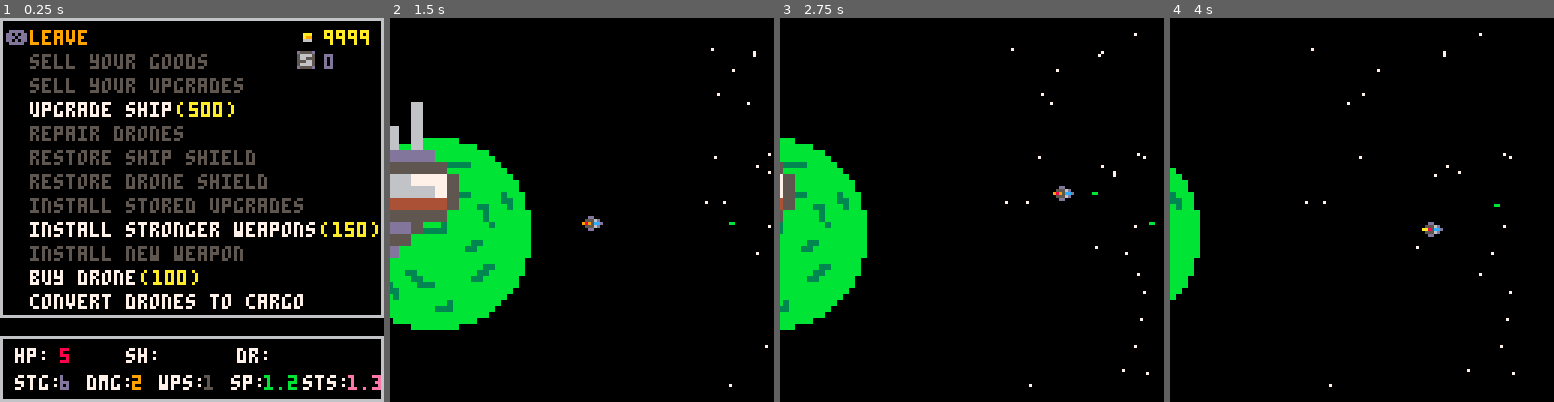
Above: before the commit, frames 1-4 (left to right).
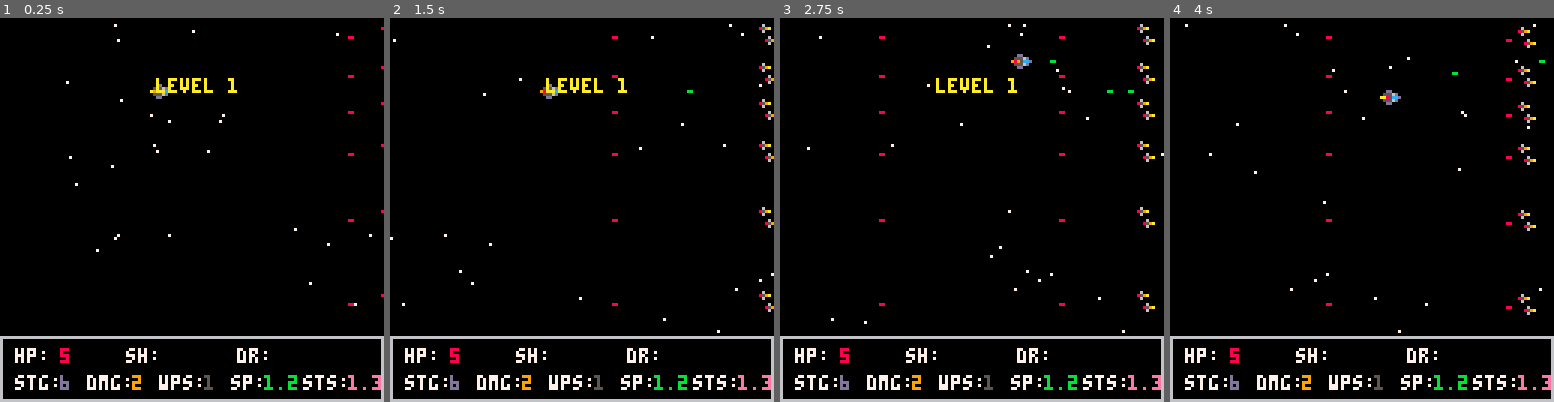
Above: after the commit, the same moments.

Repository: Scatenix/Void-Merchants
Game: PICO-8 cartridge void_merchants.p8
Same seed, same stepped clock (60 frames per second), same inputs: the game is played once before the commit and once after it.
Inputs:
- Up to frame 1 (0.25 s): no input
- Up to frame 2 (1.5 s): tap X (X key) at 0.33, 1.07 s; tap O (Z key) at 0.7 s
- Up to frame 3 (2.75 s): hold Right 1.6-2.1 s; tap O (Z key) at 1.7, 2.1, 2.5 s; tap X (X key) at 1.85 s; hold Up 2.15-2.42 s; hold Right from 2.47 s (still down)
- Up to frame 4 (4 s): tap O (Z key) at 2.9, 3.3, 3.7 s; tap X (X key) at 2.97 s; release Right at 3.03 s; hold Left 3.08-3.58 s; hold Down 3.63-3.97 s

The runs differ from the first frame. In frame 1, 15% of the frame differs, in the area x 0-100%, y 0-79%; in frame 2, 21%, in the area x 0-100%, y 1-100%; in frame 3, 14%; in frame 4, 6.7%.

Commit message:
Fix bugs occuring at the end of a battle

Diff:
--- a/game/characters.p8
+++ b/game/characters.p8
@@ -1,4 +1,4 @@
-__lua__15
+__lua__14
 -- characters
 char_player=56
 char_trader=64
--- a/game/collision.p8
+++ b/game/collision.p8
@@ -68,8 +68,7 @@
 					if player1_drone2 == 1 then
 							death_mode = true
 							battle_mode = false
-							clear_screen()
-							gc_all()
+							travel_after_battle_mode = false
 					elseif player1_drone2 == 2 then
 						kill_drone()
 					end
--- a/game/converstaion.p8
+++ b/game/converstaion.p8
@@ -1,4 +1,4 @@
-__lua__17
+__lua__16
 -- converstaion
 pause_on_text=false
 conv_partner=1 -- 1: trader, 2 void-creature
--- a/game/data_ops.p8
+++ b/game/data_ops.p8
@@ -1,4 +1,4 @@
-__lua__13
+__lua__12
 -- data_ops
 
 -- started implementing saving of current game state
--- a/game/debug_infos.p8
+++ b/game/debug_infos.p8
@@ -1,4 +1,4 @@
-__lua__14
+__lua__13
 -- debug infos
 
 function debug_coords()
--- a/game/garbage_collection.p8
+++ /dev/null
@@ -1,15 +0,0 @@
-__lua__12
--- garbage collection
-
-function gc_all()
-explosions = {}
-hitmarkers = {}
-pl_ship_shots = {}
-pl_ship_items_stored = {}
-drone_shots = {}
-enemies = {}
-enemy_shots = {}
-stars = {}
-pl_items_stored = {}
-end
--->8
--- a/game/items.p8
+++ b/game/items.p8
@@ -15,9 +15,9 @@
 shield_up = {157, 50, "shield up"} -- can only be bought
 
 -- stat increases {sprite, price, name}
-attack_damage_inc = {158, 50, "damage upgrade"}
+attack_damage_inc = {170, 50, "damage upgrade"}
 drone_inc = {159, 100, "drone upgrade"}
-weapons_inc = {170, 50, "weapon upgrade"}
+weapons_inc = {158, 50, "weapon upgrade"}
 
 -- trading items {sprite, price, name}
 credit = {171, 1, "credit"}
@@ -117,7 +117,7 @@
 end
 
 function add_money_pickup(money)
-	add(money_pickups, {credit[2], pl_ship_x, pl_ship_y, money_pickup_animation_frames})
+	add(money_pickups, {money, pl_ship_x, pl_ship_y, money_pickup_animation_frames})
 end
 
 function speed_buff_timer()
--- a/game/jump_animations.p8
+++ b/game/jump_animations.p8
@@ -1,4 +1,4 @@
-__lua__16
+__lua__15
 -- jump_animations
 trader_station_x = 0
 trader_station_x = 0
--- a/game/main.p8
+++ b/game/main.p8
@@ -44,18 +44,18 @@
 	init_battle = true
 
 	titlescreen_mode = false
-	battle_mode = false
+	battle_mode = true
 	travel_to_battle_mode = false
 	travel_after_battle_mode = false
 	converstaion_mode = false
-	trading_mode = true
+	trading_mode = false
 	death_mode = false
 
 	init_titlescreen = true
 
 	level = 1
-	-- pl_credits = 200
-	pl_credits = 9999
+	pl_credits = 200
+	-- pl_credits = 9999
 
 	set_pl_ship(1)
 	pl_ship_weapons = 1
@@ -127,6 +127,8 @@
 		drone_ctrl()
 		ship_and_drone_shoot()
 		ship_burner_calculation()
+		enemy_shots_hit_friendly(pl_ship_x, pl_ship_y, pl_ship_hitbox_skip_pixel, pl_ship_hitbox_width, 1)
+		enemy_shots_hit_friendly(drone_x, drone_y, drone_hitbox_skip_pixel, drone_hitbox_width, 2)
 		calculate_floating_items_drift()
 		floating_items_colides_player()
 		speed_buff_timer()
@@ -293,7 +295,7 @@
 	-- print("sys cpu: " ..stat(2), 0, 16, 7)
 
 	-- debug_coords()
-	-- info(time())
+	-- info(min_enemies_on_level)
 	-- print("memory: "..stat(0).." bytes", 0, 0, 7)
 	-- info(pl_ship_speed)
 	-- if pause_on_text then
--- a/game/title_screen.p8
+++ b/game/title_screen.p8
@@ -1,4 +1,4 @@
-__lua__19
+__lua__18
 -- title screen
 
 function draw_titlescreen()
--- a/game/trading.p8
+++ b/game/trading.p8
@@ -1,4 +1,4 @@
-__lua__18
+__lua__17
 -- trading
 black_hole_x = 0
 trade_finished = false
--- a/void_merchants.p8
+++ b/void_merchants.p8
@@ -46,18 +46,18 @@
 	init_battle = true
 
 	titlescreen_mode = false
-	battle_mode = false
+	battle_mode = true
 	travel_to_battle_mode = false
 	travel_after_battle_mode = false
 	converstaion_mode = false
-	trading_mode = true
+	trading_mode = false
 	death_mode = false
 
 	init_titlescreen = true
 
 	level = 1
-	-- pl_credits = 200
-	pl_credits = 9999
+	pl_credits = 200
+	-- pl_credits = 9999
 
 	set_pl_ship(1)
 	pl_ship_weapons = 1
@@ -129,6 +129,8 @@
 		drone_ctrl()
 		ship_and_drone_shoot()
 		ship_burner_calculation()
+		enemy_shots_hit_friendly(pl_ship_x, pl_ship_y, pl_ship_hitbox_skip_pixel, pl_ship_hitbox_width, 1)
+		enemy_shots_hit_friendly(drone_x, drone_y, drone_hitbox_skip_pixel, drone_hitbox_width, 2)
 		calculate_floating_items_drift()
 		floating_items_colides_player()
 		speed_buff_timer()
@@ -295,7 +297,7 @@
 	-- print("sys cpu: " ..stat(2), 0, 16, 7)
 
 	-- debug_coords()
-	-- info(time())
+	-- info(min_enemies_on_level)
 	-- print("memory: "..stat(0).." bytes", 0, 0, 7)
 	-- info(pl_ship_speed)
 	-- if pause_on_text then
@@ -1365,8 +1367,7 @@
 					if player1_drone2 == 1 then
 							death_mode = true
 							battle_mode = false
-							clear_screen()
-							gc_all()
+							travel_after_battle_mode = false
 					elseif player1_drone2 == 2 then
 						kill_drone()
 					end
@@ -1430,9 +1431,9 @@
 shield_up = {157, 50, "shield up"} -- can only be bought
 
 -- stat increases {sprite, price, name}
-attack_damage_inc = {158, 50, "damage upgrade"}
+attack_damage_inc = {170, 50, "damage upgrade"}
 drone_inc = {159, 100, "drone upgrade"}
-weapons_inc = {170, 50, "weapon upgrade"}
+weapons_inc = {158, 50, "weapon upgrade"}
 
 -- trading items {sprite, price, name}
 credit = {171, 1, "credit"}
@@ -1532,7 +1533,7 @@
 end
 
 function add_money_pickup(money)
-	add(money_pickups, {credit[2], pl_ship_x, pl_ship_y, money_pickup_animation_frames})
+	add(money_pickups, {money, pl_ship_x, pl_ship_y, money_pickup_animation_frames})
 end
 
 function speed_buff_timer()
@@ -1712,20 +1713,6 @@
 		star[3] = star[3] * speed_multiplier
 	end
 	star_speed_multiplier = speed_multiplier
-end
--->8
--- garbage collection
-
-function gc_all()
-explosions = {}
-hitmarkers = {}
-pl_ship_shots = {}
-pl_ship_items_stored = {}
-drone_shots = {}
-enemies = {}
-enemy_shots = {}
-stars = {}
-pl_items_stored = {}
 end
 -->8
 -- data_ops
Not shown, changed: README.md
